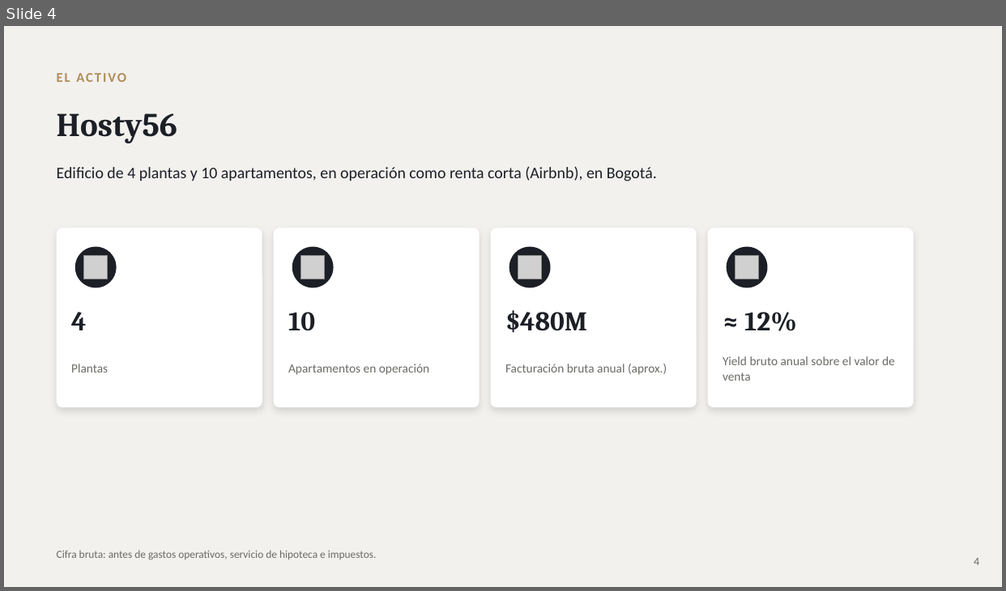
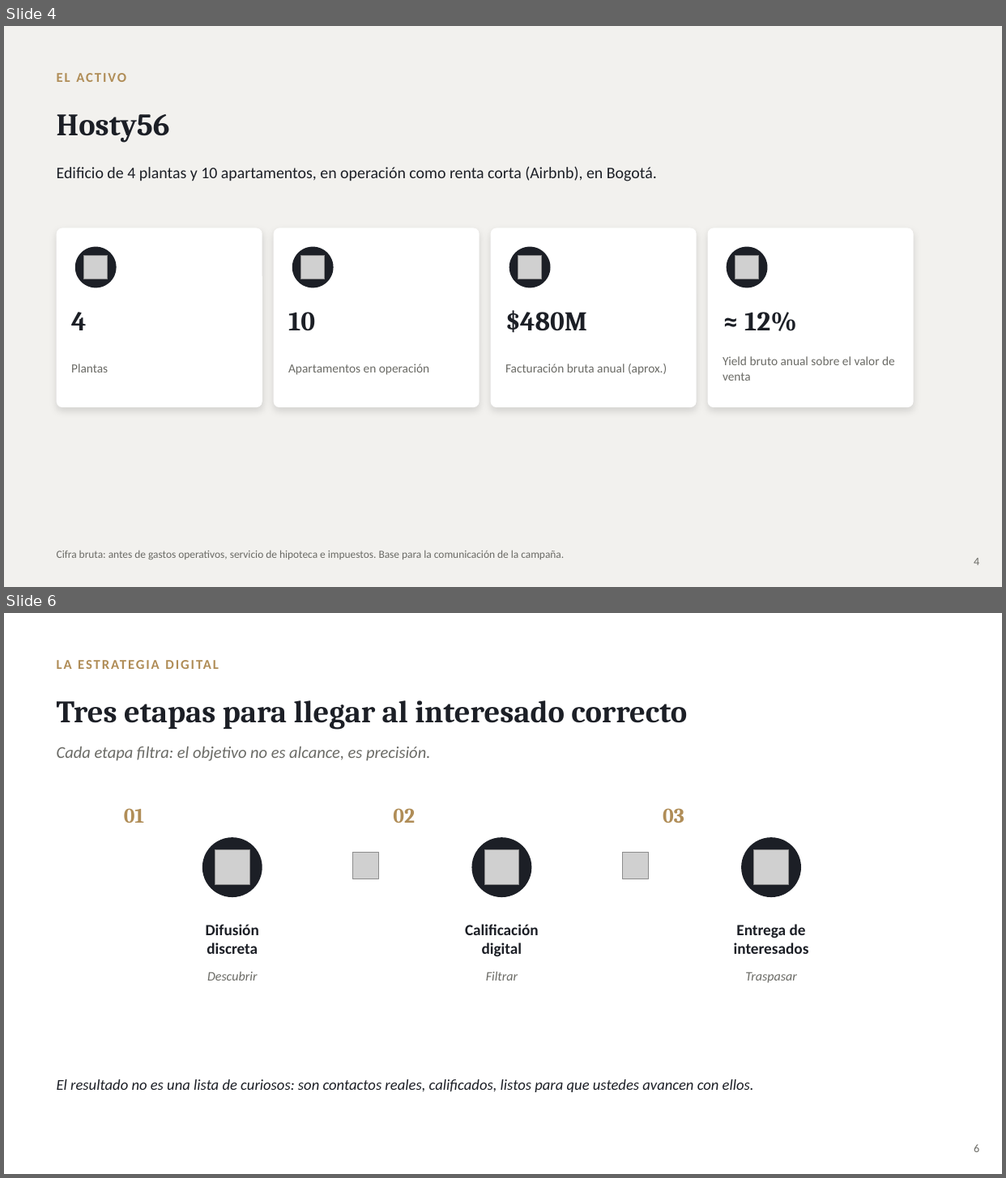
Before and after one commit to rozoerik-eng/Presentaciones-y-varios, a slide deck: Hosty56 - Plan de Venta (Edificio Airbnb Bogota)/Hosty56_Plan_de_Venta.pptx. Shown one above the other, each under a label of ours: slide 4 before the commit, slides 4 and 6 after it; the slides between them are not shown. The pictures are 1006x591 and 1006x1178 pixels, drawn with LibreOffice and Linux fonts; fonts in the diff are those of the drawing; grey boxes stand for pictures. Boxes give left, top, right and bottom in pixels: in the first picture for what was removed or moved away, otherwise in the second. Text is boxed around its words. In the diff, an @@ line names an element or a change of style, - is before the commit and + after.

```diff
--- a/Hosty56 - Plan de Venta (Edificio Airbnb Bogota)/Hosty56_Plan_de_Venta.pptx
+++ b/Hosty56 - Plan de Venta (Edificio Airbnb Bogota)/Hosty56_Plan_de_Venta.pptx
@@ slide 6 added at bbox=[4, 613, 1002, 1174], background #FFFFFF @@
@@ text added at bbox=[57, 650, 948, 677], 13 pt, text #B08D57, bold @@
+LA ESTRATEGIA DIGITAL
@@ text added at bbox=[57, 700, 687, 730], 30 pt, text #1C1F26, bold @@
+Tres etapas para llegar al interesado correcto
@@ text added at bbox=[57, 747, 430, 761], 16 pt, text #6B6B66, italic @@
+Cada etapa filtra: el objetivo no es alcance, es precisión.
@@ text added at bbox=[124, 808, 144, 823], 20 pt, text #B08D57, bold @@
+01
@@ text added at bbox=[393, 808, 415, 823], 20 pt, text #B08D57, bold @@
+02
@@ text added at bbox=[663, 808, 684, 823], 20 pt, text #B08D57, bold @@
+03
@@ ellipse added at bbox=[202, 837, 262, 897], fill #1C1F26 @@
@@ picture added at bbox=[215, 850, 249, 884] @@
@@ picture added at bbox=[353, 853, 379, 879] @@
@@ ellipse added at bbox=[472, 837, 532, 897], fill #1C1F26 @@
@@ picture added at bbox=[484, 850, 519, 884] @@
@@ picture added at bbox=[622, 853, 649, 879] @@
@@ ellipse added at bbox=[741, 837, 801, 897], fill #1C1F26 @@
@@ picture added at bbox=[754, 850, 789, 884] @@
@@ text added at bbox=[206, 924, 259, 954], 15 pt, text #1C1F26, bold @@
+Difusión
+discreta
@@ text added at bbox=[465, 924, 539, 957], 15 pt, text #1C1F26, bold @@
+Calificación
+digital
@@ text added at bbox=[734, 924, 809, 954], 15 pt, text #1C1F26, bold @@
+Entrega de
+interesados
@@ text added at bbox=[207, 972, 257, 981], 12.5 pt, text #6B6B66, italic @@
+Descubrir
@@ text added at bbox=[486, 972, 518, 981], 12.5 pt, text #6B6B66, italic @@
+Filtrar
@@ text added at bbox=[745, 972, 796, 983], 12.5 pt, text #6B6B66, italic @@
+Traspasar
@@ text added at bbox=[57, 1080, 754, 1093], 14.5 pt, text #1C1F26, italic @@
+El resultado no es una lista de curiosos: son contactos reales, calificados, listos para que ustedes avancen con ellos.
@@ text added at bbox=[974, 1144, 979, 1152], 11 pt, text #6B6B66 @@
+6
@@ slide 4 changed as well @@
@@ text "Hosty56" at bbox=[57, 114, 170, 143]: size 32 to 30 pt @@
@@ text at bbox=[57, 550, 564, 560]: text changed @@
-Cifra bruta: antes de gastos operativos, servicio de hipoteca e impuestos.
+Cifra bruta: antes de gastos operativos, servicio de hipoteca e impuestos. Base para la comunicación de la campaña.
```
Also in this commit, not shown: 12 other slides changed, 1 other slide added, 2 slides removed, 1 other file.
